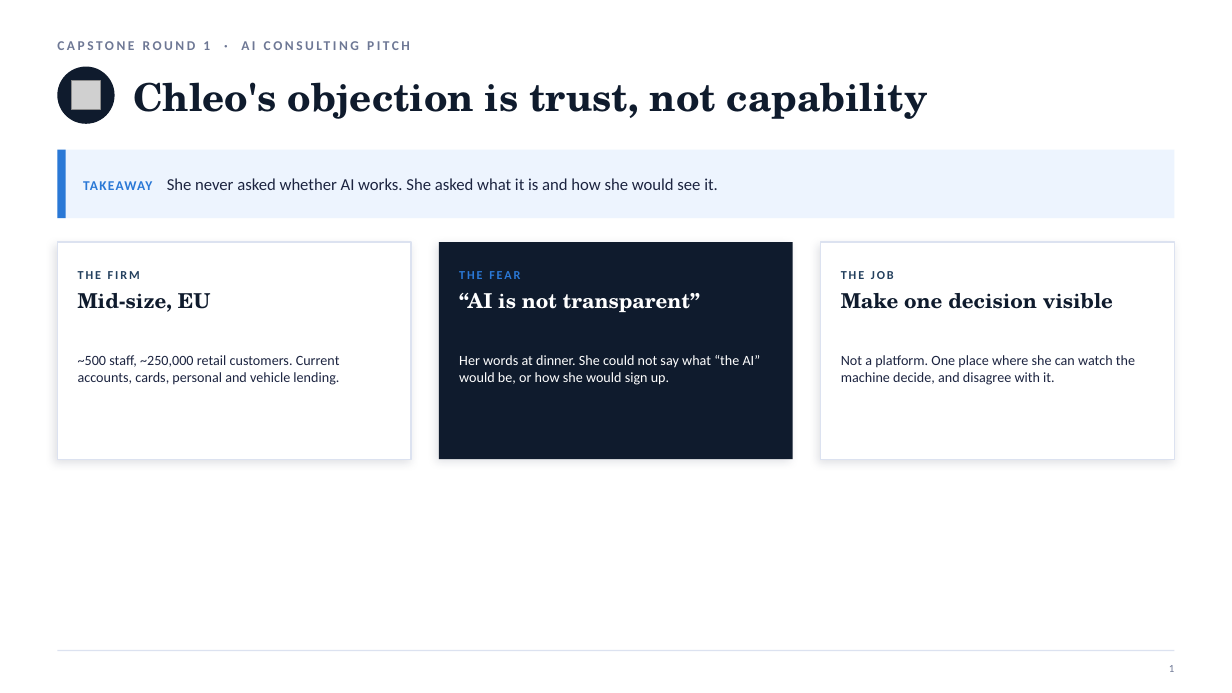
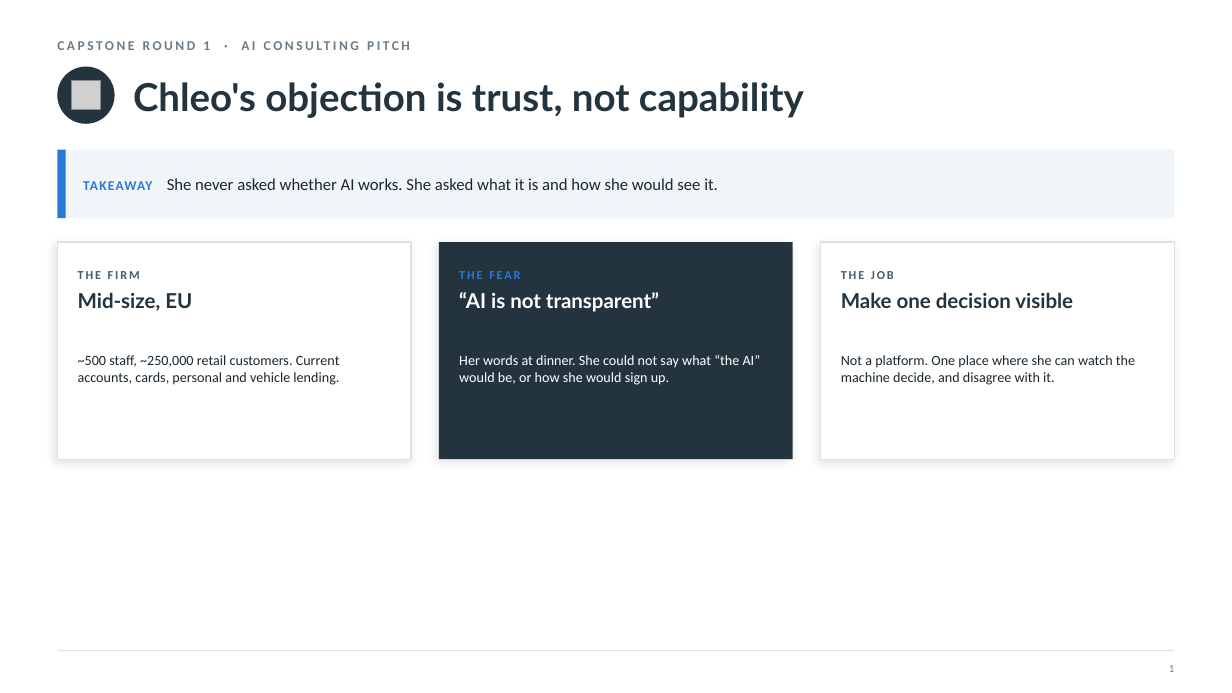
Before and after one commit to nyelugo/PROJECT-Capstone-AI-Consulting, a slide deck: slide 2 of presentation/round1_pitch.pptx. Drawn at 1232x693 pixels with LibreOffice and Linux fonts; fonts in the diff are those of the drawing; grey boxes stand for pictures. Boxes give left, top, right and bottom in pixels: in the first picture for what was removed or moved away, otherwise in the second. Text is boxed around its words. In the diff, an @@ line names an element or a change of style, - is before the commit and + after.

```diff
--- a/presentation/round1_pitch.pptx
+++ b/presentation/round1_pitch.pptx
@@ text "CAPSTONE ROUND 1 · AI ..." at box(57, 41, 355, 190): text colour #6E7895 to #6B7C88 @@
@@ ellipse at box(57, 67, 115, 124): fill #0F1B2D to #24343F @@
@@ rectangle at box(57, 150, 1175, 218): fill #EDF4FE to #EFF5F9 @@
@@ text "TAKEAWAY She never asked whether ..." at box(83, 178, 718, 190): text colour #1C2440 to #1B2730 in "She never asked whether AI works. She ..." @@
@@ rectangle at box(57, 242, 411, 459): outline #DCE2F0 1 pt to #D9E3EA 1 pt @@
@@ text "THE FIRM" at box(78, 271, 140, 279): text colour #24405E to #445A69 @@
@@ rectangle at box(439, 242, 793, 459): fill #0F1B2D to #24343F @@
@@ rectangle at box(821, 242, 1175, 459): outline #DCE2F0 1 pt to #D9E3EA 1 pt @@
@@ text "THE JOB" at box(841, 271, 894, 279): text colour #24405E to #445A69 @@
@@ text "“AI is not transparent”" at box(459, 292, 659, 312): font TeX Gyre Schola to Lato @@
@@ font TeX Gyre Schola to Lato, text colour #0F1B2D to #24343F in 3 elements at box(133, 82, 804, 118), box(78, 292, 192, 311), box(841, 292, 1073, 308) @@
@@ text "~500 staff, ~250,000 retail customers. ..." at box(78, 355, 340, 385): text colour #1C2440 to #1B2730 @@
@@ text "Not a platform. One place ..." at box(841, 355, 1135, 385): text colour #1C2440 to #1B2730 @@
```
Also in this commit, not shown: 13 other slides changed, 2 other files.
